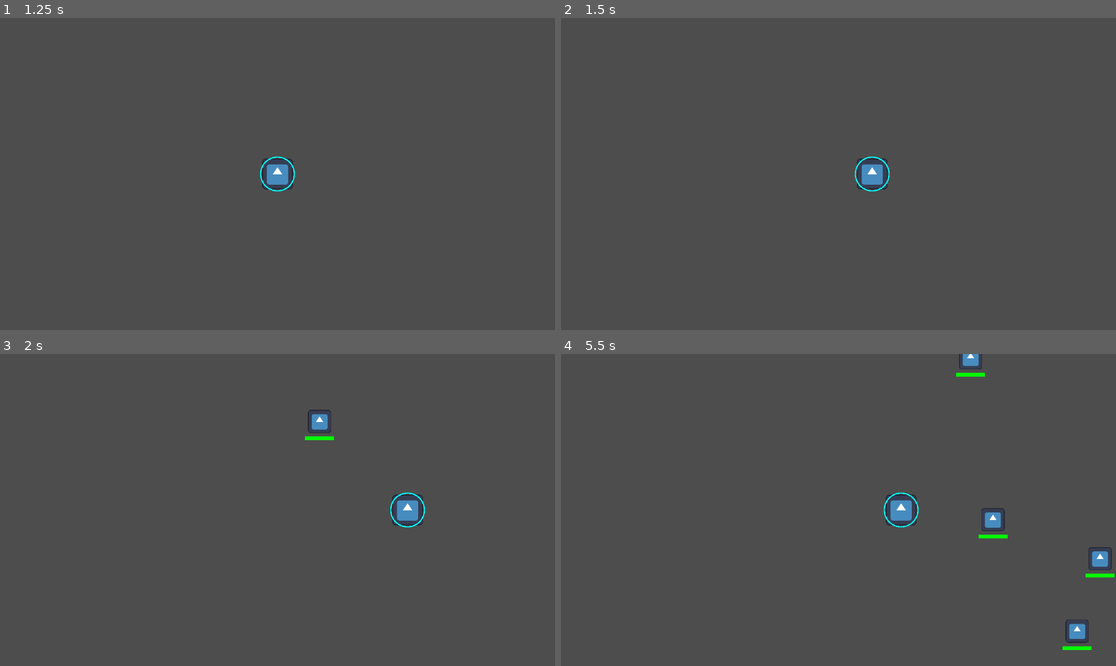
Above: before the commit, frames 1-4 (two rows, left to right).
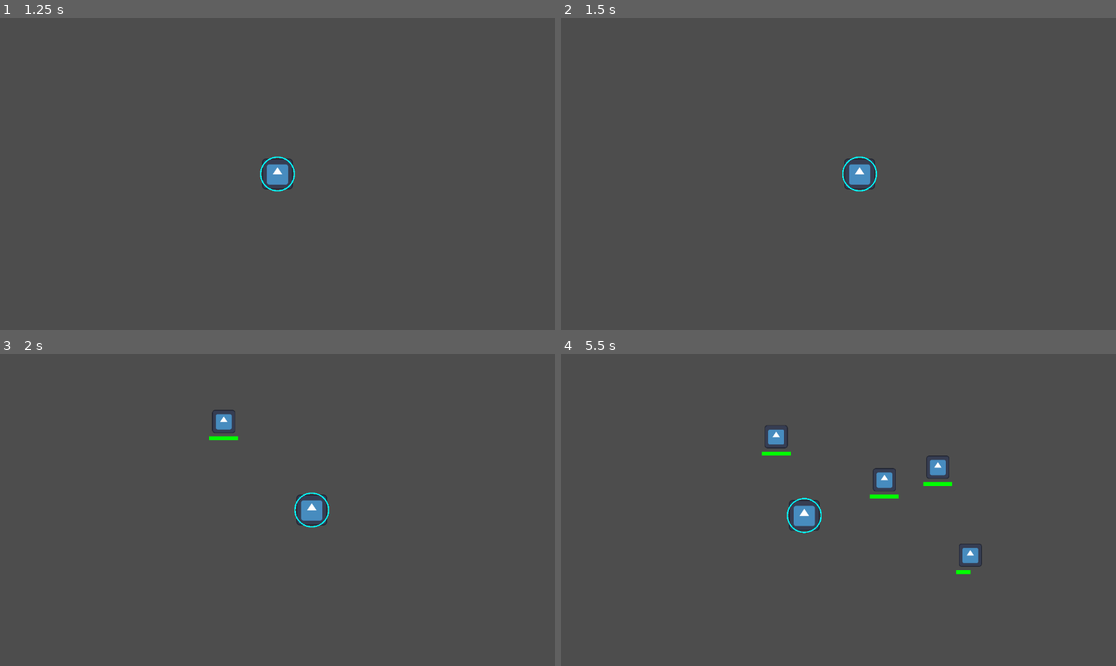
Above: after the commit, the same moments.

Repository: stoelzel/Top-down-swarm-fighting-game
Game: Godot game, scene res://Scenes/Menus/main_menu.tscn
Same seed, same stepped clock (60 frames per second), same inputs: the game is played once before the commit and once after it. The engine's default icon, where the game draws it, is replaced by a stand-in: a white triangle on a blue panel in a dark square.
Inputs (mouse positions are in pixels of both pictures, inside the frame that each line leads up to):
- Up to frame 1 (1.25 s): click "Play" at 0.5 s
- Up to frame 2 (1.5 s): tap Enter at 1.25 s; move the mouse to (960, 158) at 1.27 s; hold D (move_right) from 1.28 s (still down); hold 1 (1) from 1.28 s (still down)
- Up to frame 3 (2 s): keep holding D (move_right); keep holding 1 (1); tap 2 (2) at 1.55 s
- Up to frame 4 (5.5 s): move the mouse to (727, 525) at 2.02 s; release D (move_right) at 2.03 s; release 1 (1) at 2.03 s; hold S (move_down) 2.03-2.78 s; tap 2 (2) at 2.1, 3.05, 3.6, 4.55 s; tap 1 (1) at 2.3, 3.8, 5.1 s; move the mouse to (894, 441) at 2.77 s; hold D (move_right) 2.78-3.53 s; hold 1 (1) 2.78-3.53 s; move the mouse to (810, 572) at 3.52 s; hold W (move_up) 3.53-4.28 s; move the mouse to (1005, 556) at 4.27 s; press the mouse at (1005, 556) at 4.28 s; hold A (move_left) from 4.28 s (still down); move the mouse to (672, 463) at 5.02 s; release the mouse at (672, 463) at 5.03 s

Frame 1 is identical in both runs. In frame 2, 0.5% of the frame differs, in the area x 50-60%, y 44-56%; in frame 3, 1.4%; in frame 4, 2.8%, in the area x 36-100%, y 0-95%.

Commit message:
added player damage, death, camera follows player and fixed enemy spawning

Diff:
--- a/Scenes/Enemies/enemy.tscn
+++ b/Scenes/Enemies/enemy.tscn
@@ -18,3 +18,4 @@
 
 [connection signal="area_entered" from="." to="." method="_on_area_entered"]
 [connection signal="area_exited" from="." to="." method="_on_area_exited"]
+[connection signal="body_entered" from="." to="." method="_on_body_entered"]
--- a/Scenes/game.tscn
+++ b/Scenes/game.tscn
@@ -16,7 +16,7 @@
 [node name="Player" parent="." instance=ExtResource("1_frit7")]
 unique_name_in_owner = true
 
-[node name="Camera2D" type="Camera2D" parent="."]
+[node name="Camera2D" type="Camera2D" parent="Player"]
 zoom = Vector2(0.5, 0.5)
 position_smoothing_enabled = true
 
--- a/Scripts/Enemies/enemy.gd
+++ b/Scripts/Enemies/enemy.gd
@@ -11,6 +11,8 @@
 
 var max_speed: float = 750
 var speed: float = 250
+
+var damage_to_player: float = 50
 
 var direction
 
@@ -115,3 +117,11 @@
 	if on_fire > 0:
 		draw_line(Vector2(-70, -80), Vector2((on_fire * 80) - 70, -80), Color.RED, 16)
 		draw_line(Vector2(-80, -50), Vector2(-80, -40), Color.RED, 16)
+
+
+func _on_body_entered(body: Node2D) -> void:
+	if "type" in body:
+		if body.type == "player":
+			body._damage_player(damage_to_player)
+			var collide_dir = (position - body.position).normalized()
+			body.permanent_vel += -collide_dir * 250
--- a/Scripts/Enemies/enemy_manager.gd
+++ b/Scripts/Enemies/enemy_manager.gd
@@ -22,6 +22,9 @@
 		var inst = enemy_1_prefab.instantiate()
 		inst.position.x = randf_range((-1000 + player.position.x), (1000 + player.position.x))
 		inst.position.y = randf_range((-1000 + player.position.y), (1000 + player.position.y))
+		while inst.position.distance_to(player.position) < 300.0:
+			inst.position.x = randf_range((-1000 + player.position.x), (1000 + player.position.x))
+			inst.position.y = randf_range((-1000 + player.position.y), (1000 + player.position.y))
 
 		inst.player = player
 		owner.add_child(inst)
--- a/Scripts/Player.gd
+++ b/Scripts/Player.gd
@@ -1,9 +1,13 @@
 extends CharacterBody2D
 
+var type: String = "player"
 
 const SPEED = 200.0
 var max_speed := 800.0
+var permanent_vel := Vector2(0, 0)
 var move_vel := Vector2(0, 0)
+
+var health: float = 500.0
 
 func _physics_process(delta):
 	velocity = Vector2(0, 0)
@@ -27,7 +31,15 @@
 	if current_speed > max_speed:
 		move_vel = max_speed * move_vel.normalized()
 
+	permanent_vel -= (permanent_vel / 2) * delta
+
 
 	#print(move_vel)
-	velocity = (move_vel)
+	velocity = (move_vel + permanent_vel)
 	move_and_slide()
+
+	if health < 0:
+		get_tree().change_scene_to_file("res://Scenes/Menus/main_menu.tscn")
+
+func _damage_player(damage: float) -> void:
+	health -= damage
